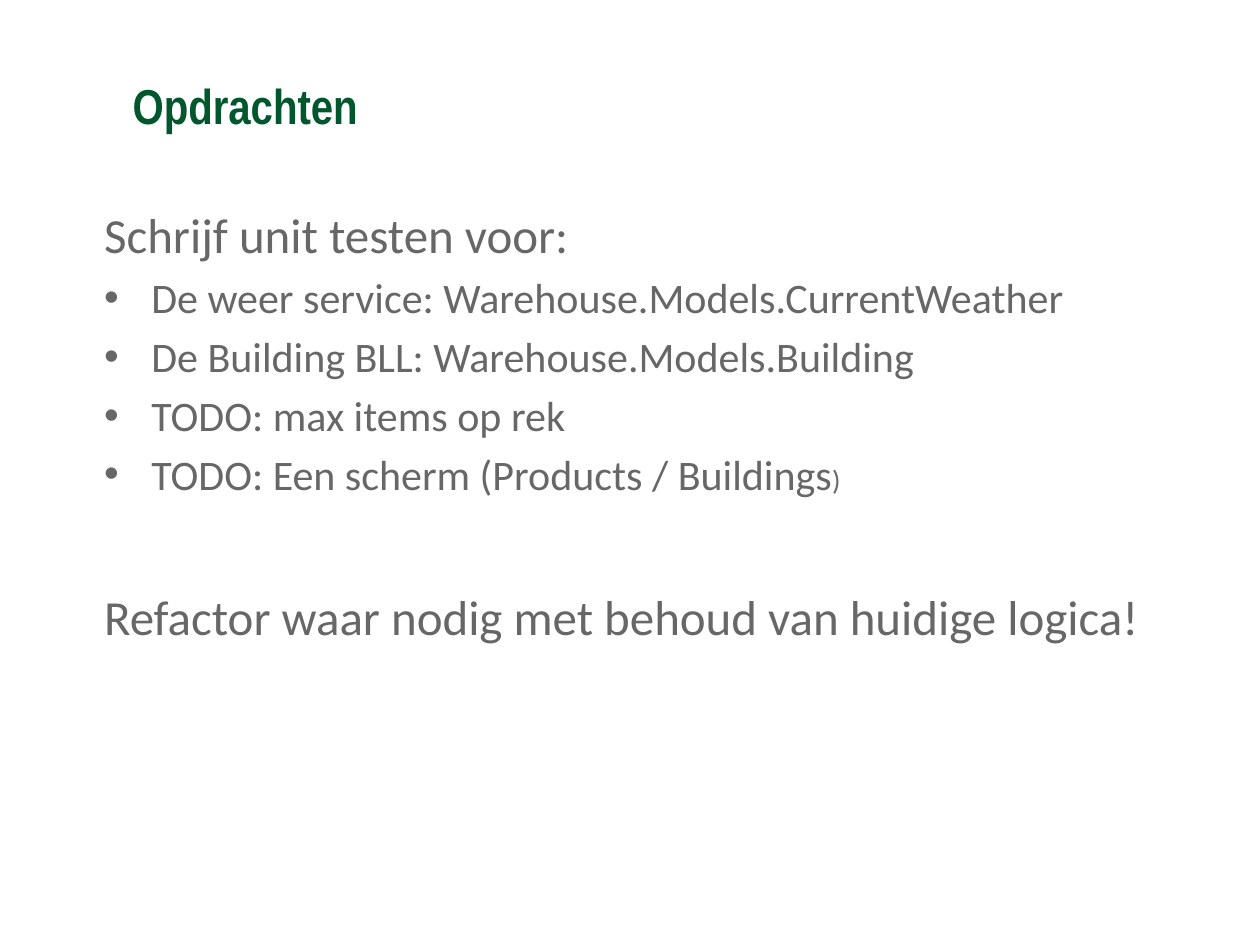
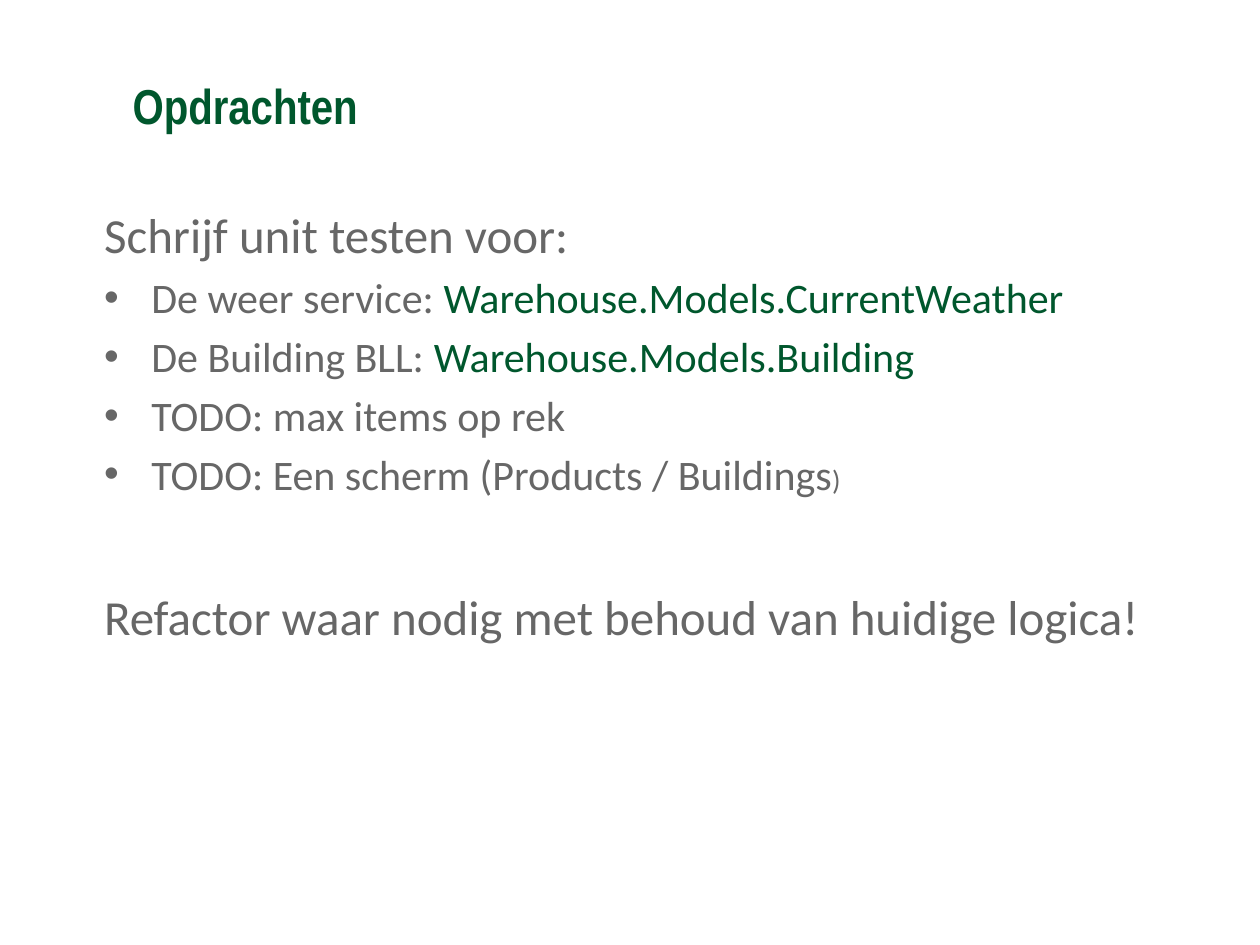
Before and after one commit to Ozindar/GCUnitTestDojo, a slide deck: slide 6 of warehouse/Coding Kata - Warehouse - startin with Unit Testing.pptx (slide 5 before the commit). Drawn at 1260x945 pixels with LibreOffice and Linux fonts; fonts in the diff are those of the drawing; background and template pictures are left out. Boxes give left, top, right and bottom in pixels: in the first picture for what was removed or moved away, otherwise in the second. Text is boxed around its words. In the diff, an @@ line names an element or a change of style, - is before the commit and + after.

```diff
--- a/warehouse/Coding Kata - Warehouse - startin with Unit Testing.pptx
+++ b/warehouse/Coding Kata - Warehouse - startin with Unit Testing.pptx
@@ text at (151,283,1064,380): text colour #676767 to #00572D in "Warehouse.Models.CurrentWeather", "Warehouse.Models.Building" @@
```
Also in this commit, not shown: 4 other slides changed, 3 slides added, 2 other files.
